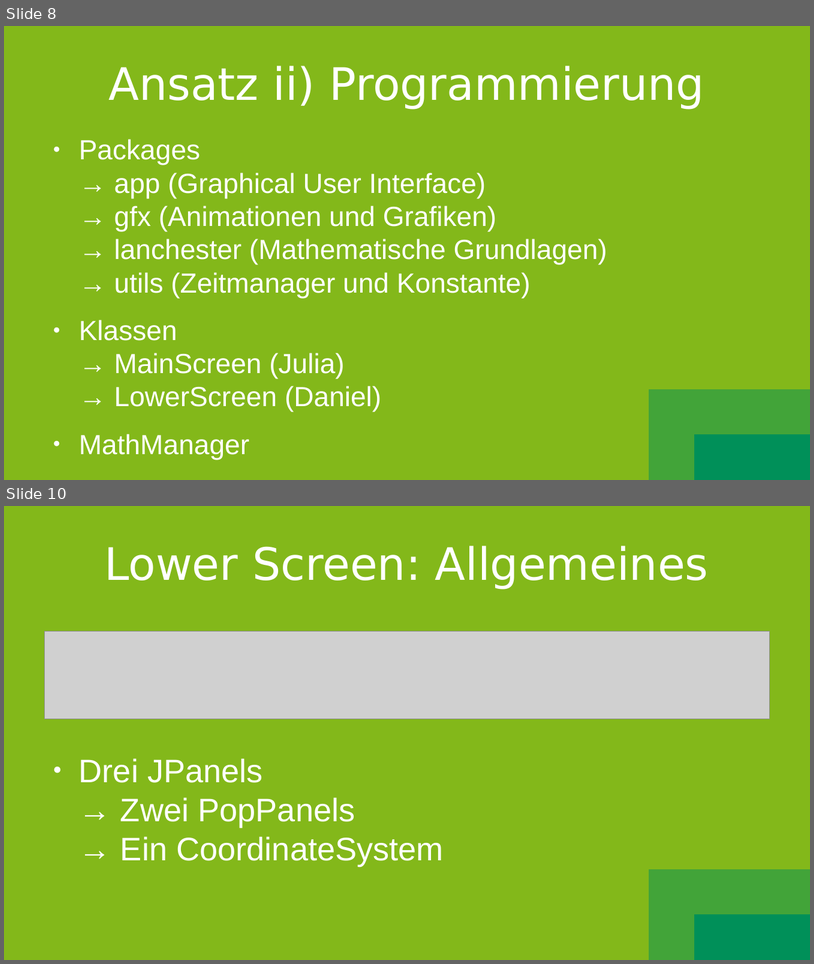
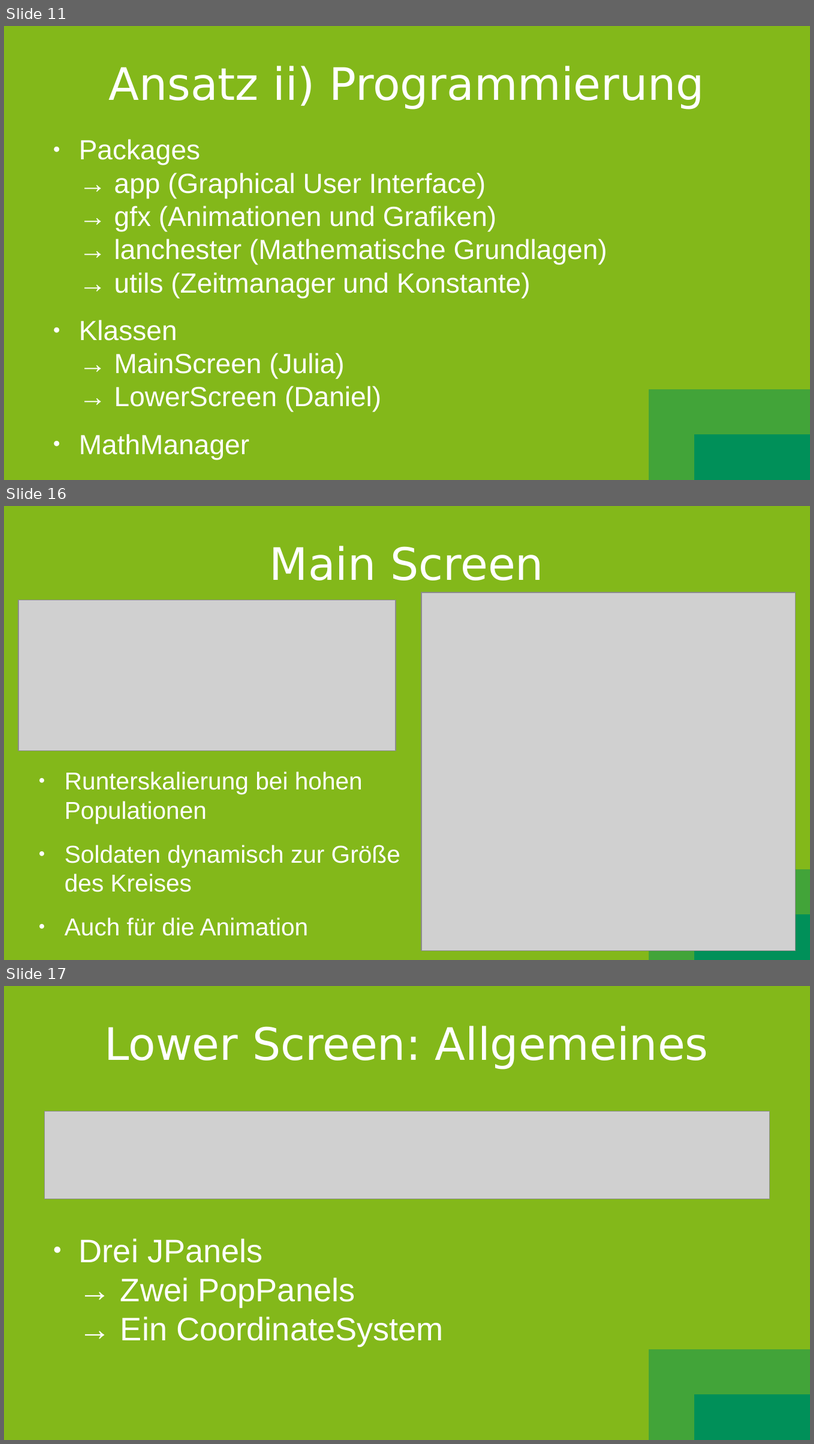
Before and after one commit to SootDan/LanchesterModell, a slide deck: Prasentation.odp. Shown one above the other, each under a label of ours: slides 8 and 10 before the commit, slides 11, 16 and 17 after it; the slides between them are not shown. The pictures are 814x964 and 814x1444 pixels, drawn with LibreOffice and Linux fonts; fonts in the diff are those of the drawing; grey boxes stand for pictures. Boxes give left, top, right and bottom in pixels: in the first picture for what was removed or moved away, otherwise in the second. Text is boxed around its words. In the diff, an @@ line names an element or a change of style, - is before the commit and + after.

Commit message:
Präsi Main Screen, Input + teil stift&papier

```diff
--- a/Prasentation.odp
+++ b/Prasentation.odp
@@ slide 16 added at [4, 506, 810, 960], background gradient #009059 to #42A439 to #83B81A @@
@@ title added at [270, 546, 544, 580], 44 pt, text #FFFFFF @@
+Main Screen
@@ picture added at [422, 592, 797, 951] @@
@@ picture added at [18, 600, 396, 750] @@
@@ text added at [65, 771, 401, 936], 24 pt, text #FFFFFF @@
+● Runterskalierung bei hohen Populationen
+● Soldaten dynamisch zur Größe des Kreises
+● Auch für die Animation
@@ what was slide 8 is now slide 11 @@
@@ what was slide 10 is now slide 17 @@
```
Also in this commit, not shown: 1 slide changed, 7 other slides added, 1 slide removed, 4 other files.
